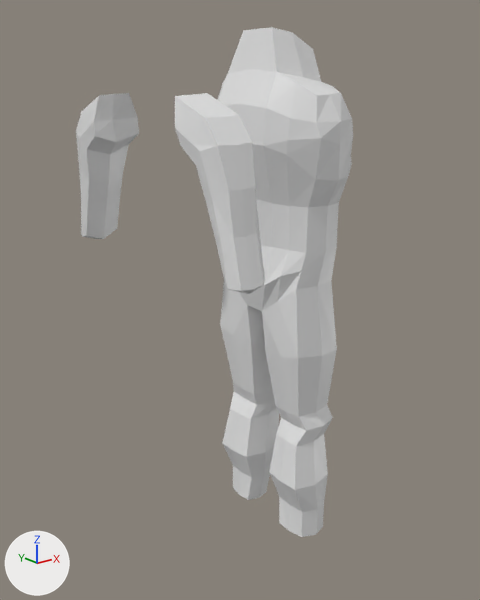
One commit to the Blender file fpsgame/Assets/Models/Blender/defaultPlayerModel.blend: the scene before it, then after it.
Both versions are drawn from a 50 mm camera at (-8.16, -8.99, 3.78) aimed at (-0.88, 0.1, 0.15). Arrows for +X, +Y and +Z are at lower left; the lights stay in place.
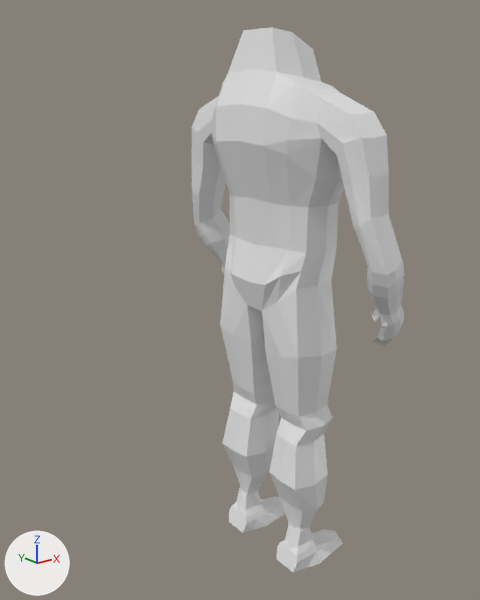
Changed parts and their boxes (x1, y1, x2, y2) in the pictures (480 x 600 px):
'Cube', reshaped (23% narrower, 7% taller)
    before: (76, 27, 353, 537)
    after: (192, 27, 404, 573)
part 1 of me_cube, deleted
    before: (76, 93, 265, 294)
part 2 of me_cube, built on
    before: (317, 93, 353, 145)
    after: (192, 93, 404, 346)
part 3 of me_cube, built on
    before: (233, 466, 324, 537)
    after: (229, 466, 343, 573)

The change, as a list of edits to the scene's bpy script:
```text
Change me_cube:
    used by ob_cube; location = (0.0, 0.0, 0.0)
    remove me_cube.from_pydata(...)  # 191 vertices, 176 faces, 2 loose edges; spans x -3.04..0.89, y 0.0..2.41, z -4.59..4.77
    add me_cube.from_pydata(...)  # 306 vertices, 296 faces, 1 loose edge; spans x -1.0..1.12, y 0.0..2.64, z -5.32..4.77
    me_cube part 1: the loose piece of 50 vertices spanning x -3.04..-2.2, y 1.09..2.41, z 1.15..3.76 is deleted
    me_cube part 2
    1 vertex is removed from x -0.1, y 1.47, z 3.34
    4 faces are deleted
    109 vertices are added at x -0.5..0.96, y 1.62..2.64, z -0.53..3.49
    114 new faces join them
    me_cube part 3
    5 vertices are removed from x -0.35..0.3, y 0.5..1.09, z -4.58..-4.52
    12 faces are deleted
    4 vertices move from x -0.34..0.26, y 0.44..1.19, z -4.59..-4.54 to x -0.25..0.11, y 0.6..1.02, z -4.52..-4.49
    64 vertices are added at x -0.45..1.12, y 0.41..1.18, z -5.32..-4.45
    70 new faces join them
```
